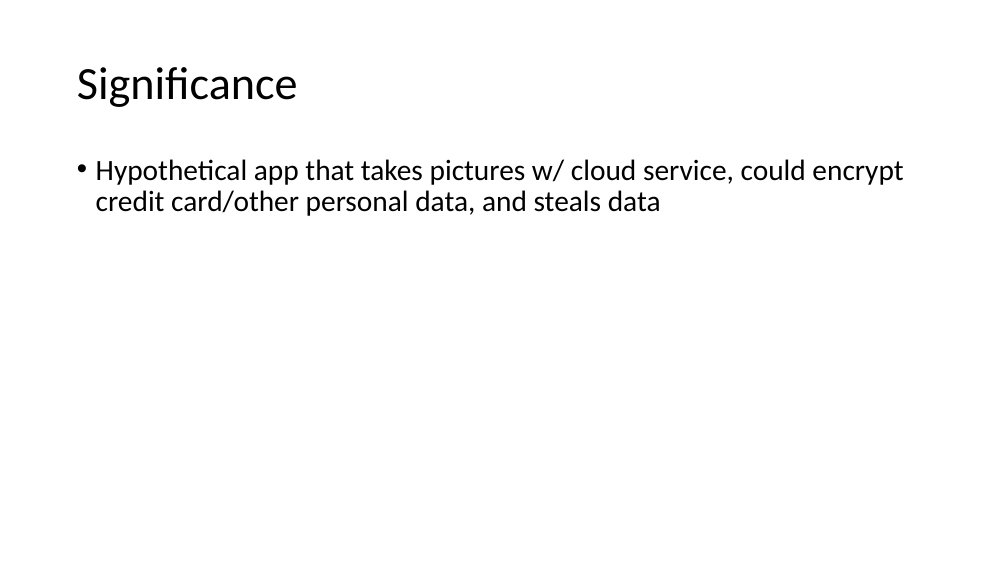
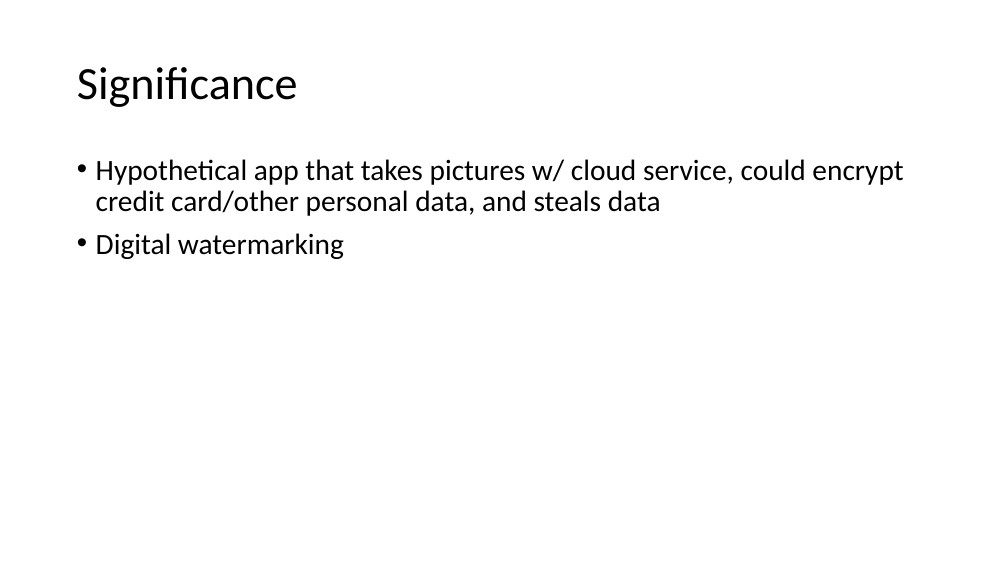
Before and after one commit to crussell2021/SteganographyProject, a slide deck: slide 7 of Documents/Presentation.pptx. Drawn at 1008x567 pixels with LibreOffice and Linux fonts; fonts in the diff are those of the drawing. Boxes give left, top, right and bottom in pixels: in the first picture for what was removed or moved away, otherwise in the second. Text is boxed around its words. In the diff, an @@ line names an element or a change of style, - is before the commit and + after.

```diff
--- a/Documents/Presentation.pptx
+++ b/Documents/Presentation.pptx
@@ text at box(96, 233, 344, 259): paragraph added @@
+• Digital watermarking
```
Also in this commit, not shown: 1 other slide changed, 3 slides added, 1 slide removed.
